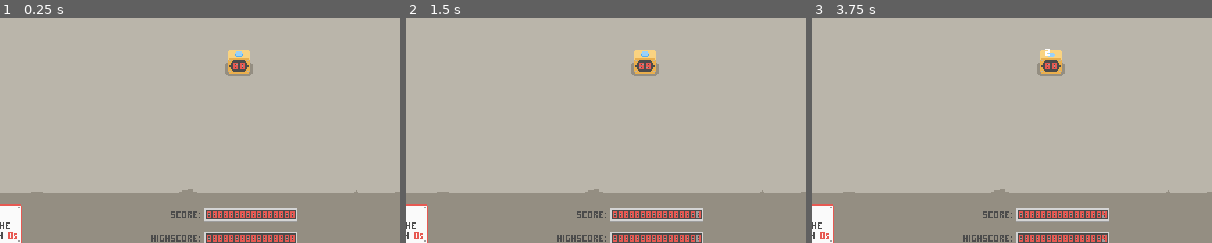
Above: before the commit, frames 1-3 (left to right).
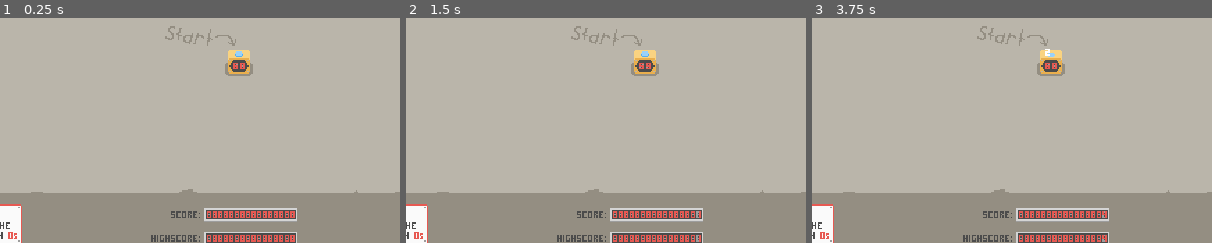
Above: after the commit, the same moments.

Repository: GragonGit/Too-Many-Timers
Game: Godot game, scene res://main.tscn
The game is run twice, just before and just after one commit, with the same random seed, the same clock (stepped at 60 frames per second) and the same inputs.
Inputs (mouse positions are % of the whole screen's width and height, from its top left):
- Up to frame 1 (0.25 s): no input
- Up to frame 2 (1.5 s): click (94, 5) at 0.5 s; click (94, 5) at 1.25 s
- Up to frame 3 (3.75 s): click (94, 5) at 2 s; click (97, 5) at 2.75 s; tap Enter at 3.5 s; move the mouse to (50, 49) at 3.52 s; click (50, 49) at 3.67 s
The pictures show only the part of the screen within x 20-70%, y 41-91%; the shares and areas given below are measured in that part.

The runs differ from the first frame. In frame 1, 0.3% of the frame differs, in the area x 41-59%, y 3-13%; in frame 2, 0.3%; in frame 3, 0.3%.

Commit message:
Add start label

Diff:
--- a/UI/UI.tscn
+++ b/UI/UI.tscn
@@ -7,6 +7,7 @@
 [ext_resource type="Texture2D" uid="uid://cwmkmnd5kp1q2" path="res://UI/Audio/AudioOff.png" id="2_f1fl4"]
 [ext_resource type="Texture2D" uid="uid://cg4gyw7t72vrv" path="res://UI/Pause/Play.png" id="2_q0uhn"]
 [ext_resource type="Texture2D" uid="uid://50fnlot8l4e3" path="res://UI/Audio/AudioOn.png" id="3_jqf55"]
+[ext_resource type="Texture2D" uid="uid://c3w324wrfwppp" path="res://UI/StartLabel.png" id="3_vx7wu"]
 [ext_resource type="Texture2D" uid="uid://gxmgulqvp7ha" path="res://UI/Background.png" id="8_d050y"]
 [ext_resource type="Script" uid="uid://n5nxt8rkego" path="res://UI/ScoreDisplay/ScorePopupCanvas.gd" id="9_qgmx8"]
 
@@ -39,6 +40,16 @@
 offset_bottom = 324.0
 mouse_filter = 2
 texture = ExtResource("8_d050y")
+
+[node name="StartLabel" type="TextureRect" parent="." unique_id=294136885]
+z_index = -1
+layout_mode = 0
+offset_left = 233.0
+offset_top = 140.0
+offset_right = 297.0
+offset_bottom = 156.0
+mouse_filter = 2
+texture = ExtResource("3_vx7wu")
 
 [node name="Score" type="Node2D" parent="." unique_id=466115385]
 modulate = Color(0.90588236, 0.34901962, 0.32156864, 1)
Binary file added: UI/StartLabel.png
Not shown, added: UI/StartLabel.png.import
